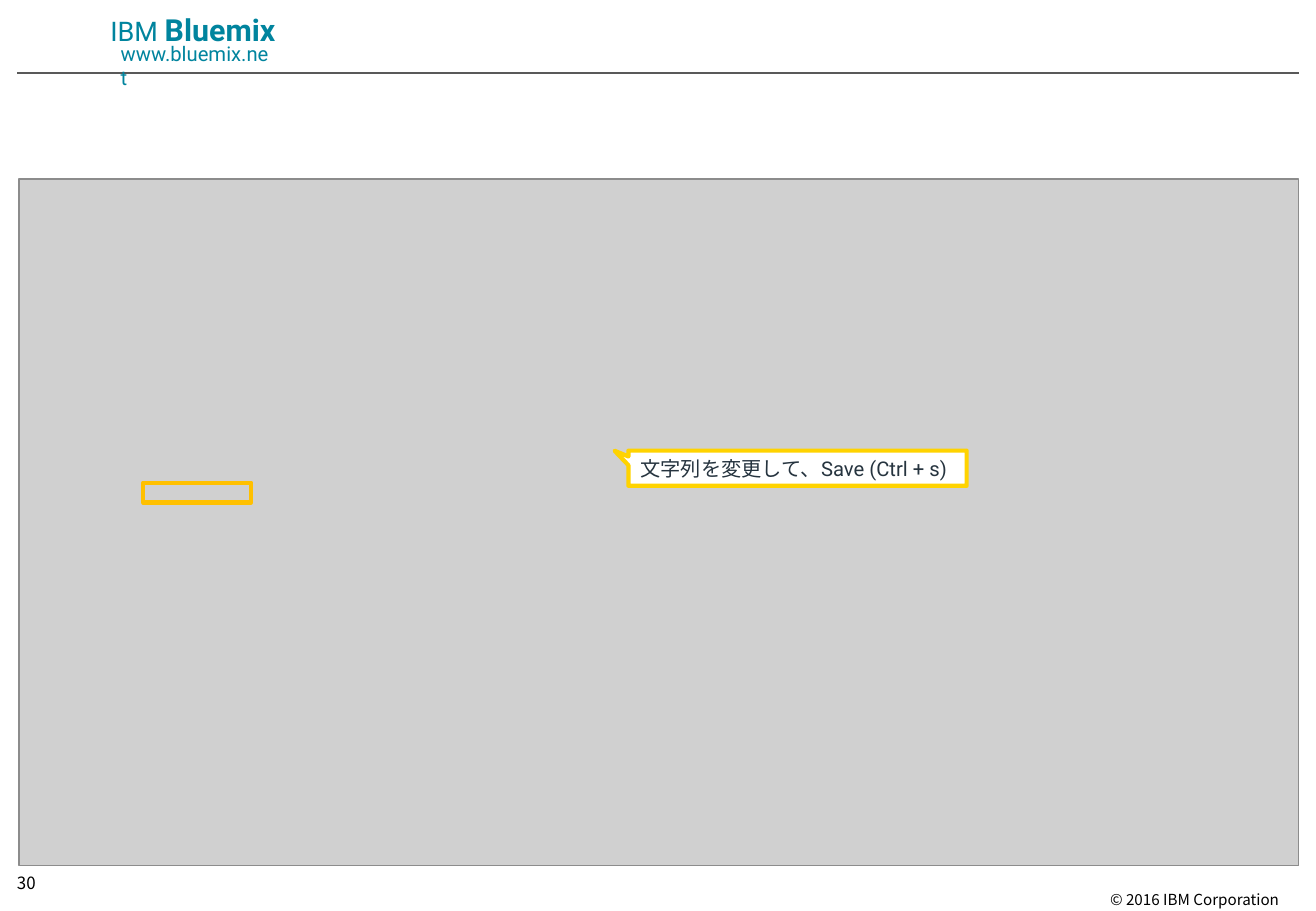
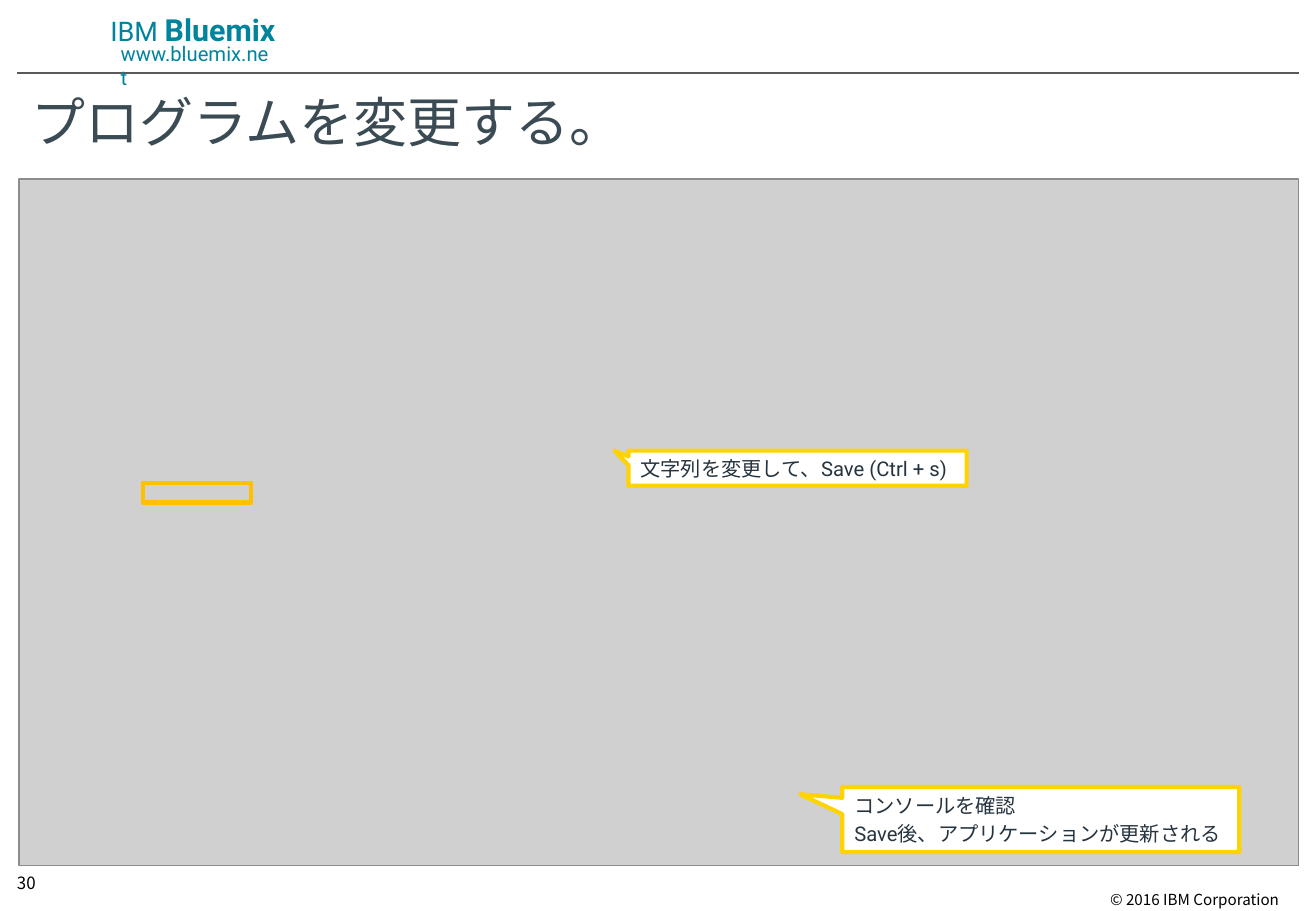
Before and after one commit to ippei0605/hello-java, a slide deck: slide 30 of doc/IBM Bluemix DevOps Services のプロジェクトを Eclipse にインポートする ～ Eclipse + WAS Liberty Profile 編 ～.pptx. Drawn at 1316x911 pixels with LibreOffice and Linux fonts; fonts in the diff are those of the drawing; grey boxes stand for pictures; background and template pictures are left out. Boxes give left, top, right and bottom in pixels: in the first picture for what was removed or moved away, otherwise in the second. Text is boxed around its words. In the diff, an @@ line names an element or a change of style, - is before the commit and + after.

Commit message:
スライドマスター変更

```diff
--- a/doc/IBM Bluemix DevOps Services のプロジェクトを Eclipse にインポートする ～ Eclipse + WAS Liberty Profile 編 ～.pptx
+++ b/doc/IBM Bluemix DevOps Services のプロジェクトを Eclipse にインポートする ～ Eclipse + WAS Liberty Profile 編 ～.pptx
@@ title added at <box>31,96,624,147</box>, 32 pt, text #3B4B54 @@
+プログラムを変更する。
@@ speech box added at <box>842,787,1239,853</box>, fill #FFFFFF, outline #FFD300 2.5 pt, 12 pt, text #26343F @@
+コンソールを確認
+Save後、アプリケーションが更新される
```
Also in this commit, not shown: 3 other slides changed, 2 other files.
